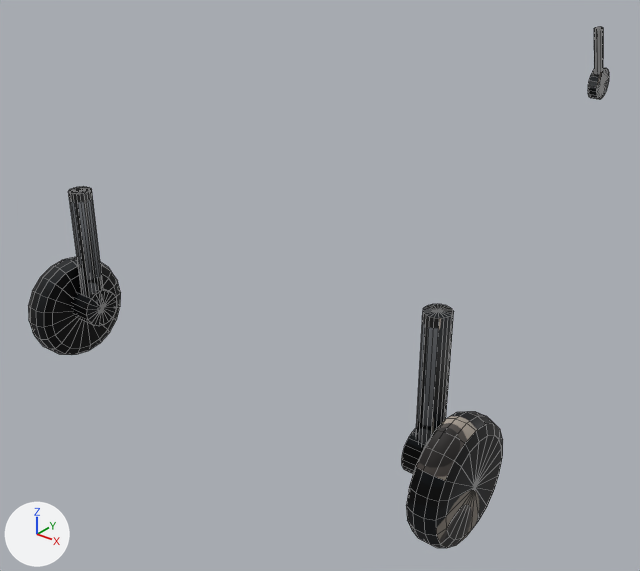
The OBJ model WW2-Naval/Resources/Aircraft/M/F4U/F4U 1.obj as it was, and as the next commit left it.
Rendered twice from a 50 mm lens placed at (3.08, -3.84, 2.02), pointed at (-0.57, 0.72, -0.81). Every picture has the same lights, and +X, +Y and +Z are marked at lower left. Mesh edges are drawn as thin lines. Where no turn or scale is listed for an object, it has been applied to the vertices.

Names of what the first picture shows: 'F4U_QiLuoJia'.
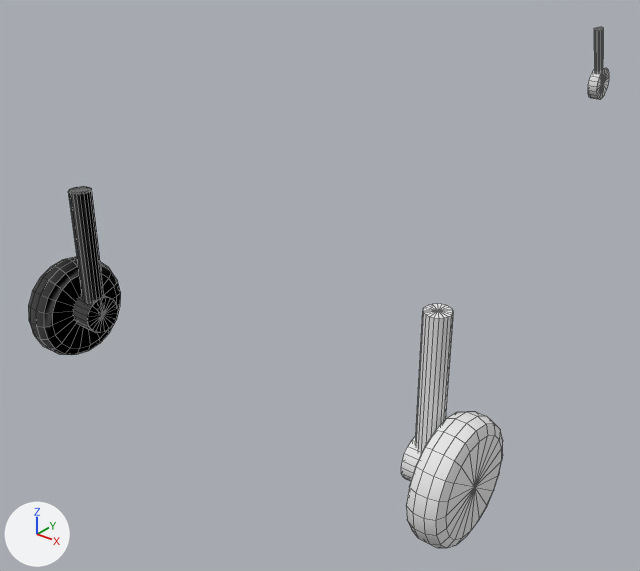
The newer file is also turned or shifted as a whole; pictures and numbers use the older file's frame.

Pixel boxes [x1, y1, x2, y2] of what changed, in the pictures (640 x 571 px; the box of a moved part takes in the faces that stretch with it):
```json
{"part": 1, "of": "me_f4u_qiluojia", "change": "moved or reshaped", "before": [402, 428, 426, 474], "after": [401, 436, 422, 481]}
{"part": 2, "of": "me_f4u_qiluojia", "change": "moved or reshaped", "before": [72, 288, 117, 326], "after": [73, 295, 118, 333]}
{"part": 3, "of": "me_f4u_qiluojia", "change": "moved or reshaped", "before": [28, 186, 121, 355], "after": [28, 186, 121, 355]}
{"part": 4, "of": "me_f4u_qiluojia", "change": "recoloured", "before": [406, 27, 609, 548], "after": [406, 27, 609, 548]}
```

Scene script edits in JSON lines:
```json
{"op": "add", "block": "mat_initialshadinggroup_002", "code": ["mat_initialshadinggroup_002 = principled_material('initialShadingGroup.002')", "mat_initialshadinggroup_002.base_color = (0.8, 0.8, 0.8)  # white #e7e7e7", "mat_initialshadinggroup_002.roughness = 1.0"]}
{"block": "me_f4u_qiluojia", "where": "me_f4u_qiluojia.from_pydata(...)  # 496 vertices, 640 faces; spans x -1.55..1.55, y -1.09..4.23, z -1.0..0.67"}
{"block": "me_f4u_qiluojia", "where": "# used by ob_f4u_qiluojia; location = (0.0, 0.0, 0.0)"}
{"block": "me_f4u_qiluojia", "change": "me_f4u_qiluojia part 1: the loose piece of 42 vertices spanning x 1.2..1.4, y -0.86..-0.61, z -0.73..-0.49 is moved by (0.0, 0.0, -0.05), in mat_initialshadinggroup_002 (white #e7e7e7)"}
{"block": "me_f4u_qiluojia", "change": "me_f4u_qiluojia part 2: the loose piece of 42 vertices spanning x -1.4..-1.2, y -0.86..-0.61, z -0.73..-0.49 is moved by (0.0, 0.0, -0.05), in mat_initialshadinggroup_002 (white #e7e7e7)"}
{"block": "me_f4u_qiluojia", "change": "me_f4u_qiluojia part 3"}
{"block": "me_f4u_qiluojia", "change": "199 faces are deleted"}
{"block": "me_f4u_qiluojia", "change": "199 new faces join them"}
{"block": "me_f4u_qiluojia", "change": "me_f4u_qiluojia part 4: 520 faces spanning x -1.55..1.55, y -1.09..4.23, z -1.0..0.67 switch from mat_initialshadinggroup_009 (picture img_f4u_1_png) to mat_initialshadinggroup_002 (white #e7e7e7)"}
{"block": "me_f4u_qiluojia", "change": "me_f4u_qiluojia part 5: the surface is now shaded flat"}
```
